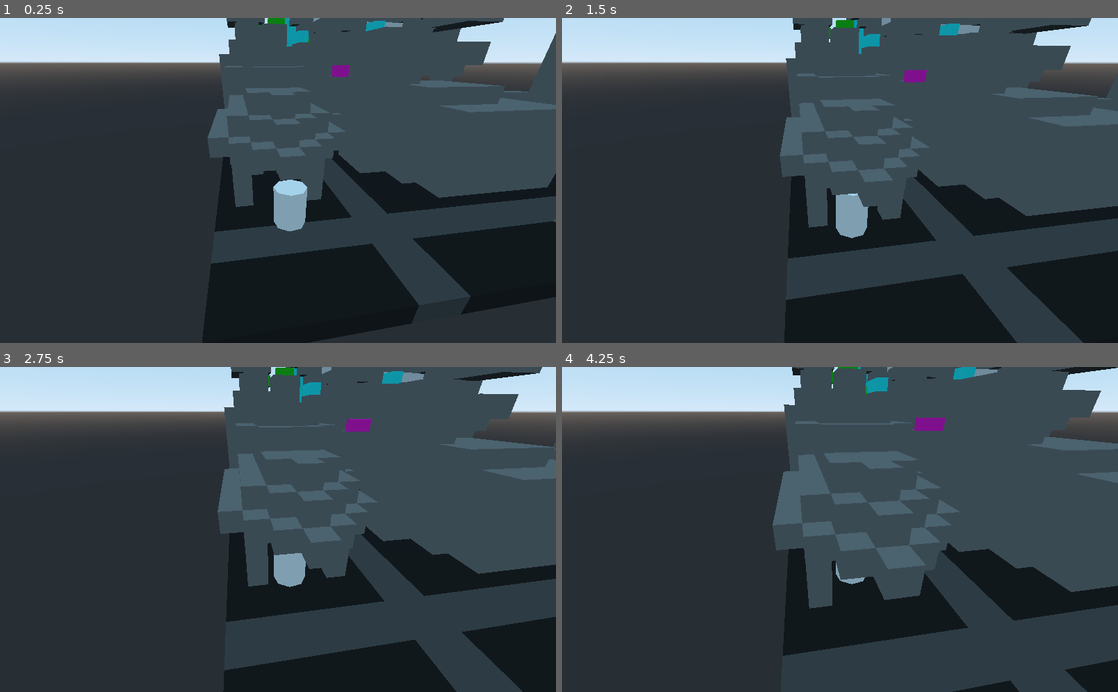
Above: before the commit, frames 1-4 (two rows, left to right).
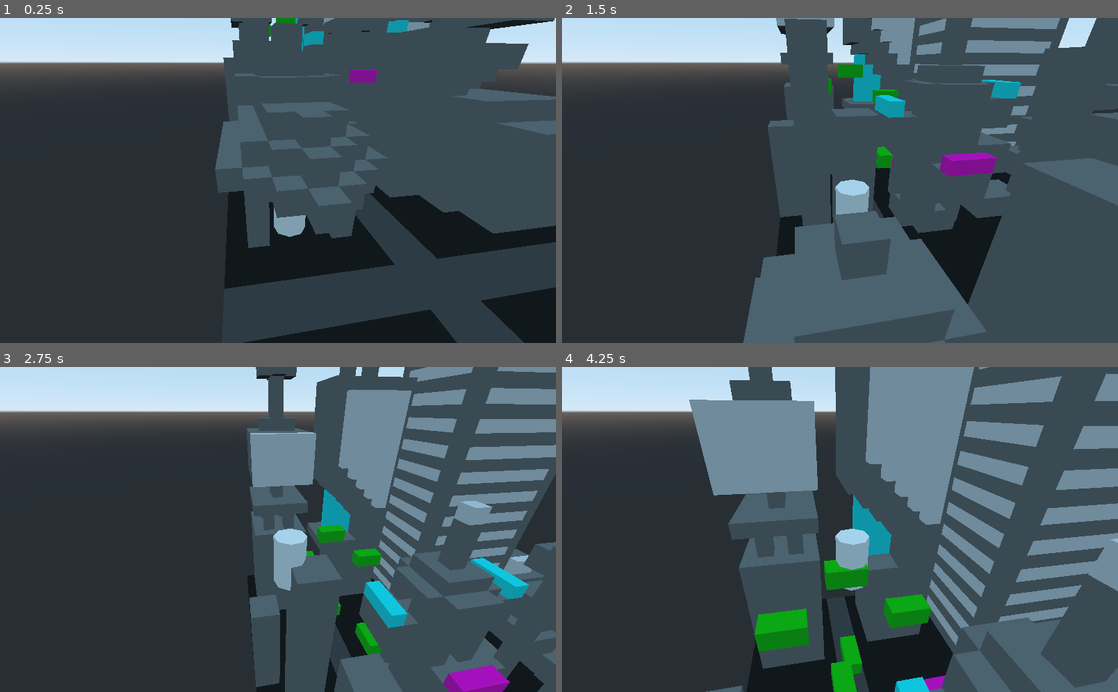
Above: after the commit, the same moments.

Repository: aZaamBie/OutrunDebt
Game: Godot game, scene res://Board.tscn
Same seed, same stepped clock (60 frames per second), same inputs: the game is played once before the commit and once after it.
Inputs (mouse positions are in pixels of both pictures, inside the frame that each line leads up to):
- Up to frame 1 (0.25 s): no input
- Up to frame 2 (1.5 s): move the mouse to (962, 164) at 0.52 s; click (962, 164) at 0.67 s; move the mouse to (728, 196) at 1.27 s; click (728, 196) at 1.42 s
- Up to frame 3 (2.75 s): move the mouse to (333, 458) at 2.02 s; click (333, 458) at 2.17 s
- Up to frame 4 (4.25 s): move the mouse to (812, 594) at 2.77 s; click (812, 594) at 2.92 s; move the mouse to (1006, 578) at 3.52 s; click (1006, 578) at 3.67 s

The runs differ from the first frame. In frame 1, 26% of the frame differs, in the area x 36-100%, y 0-100%; in frame 2, 34%; in frame 3, 37%; in frame 4, 48%, in the area x 22-100%, y 0-100%.
Error after the commit: Error connecting to signal: move_ready during yield(). (res://Player.gd:11)

Commit message:
Add yield

Diff:
--- a/BoardPlaces.gd
+++ b/BoardPlaces.gd
@@ -1,3 +1,3 @@
 extends Node
 
-var boardplaces = [2.2, 11.7, 14.7, 18.9, 22.6, 27.1, 28.7,  …(223 unchanged characters)… 200.3, 214.0, 218.0, 224.0, 230.0, 234.0, ]
+var boardplaces = [2.2, 11.7, 14.7, 18.9, 22.6, 27.1, 28.7,  …(223 unchanged characters)… 200.3, 214.0, 218.0, 224.0, 230.0, 234.0]
--- a/Player.gd
+++ b/Player.gd
@@ -1,12 +1,18 @@
 extends PathFollow
 
-var is_moving = false
+var is_moving = true
 
 func _process(delta):
+	# Moves player along the path
 	if is_moving:
 		set_offset(offset + 0.1)
 		print("player path offset: ", get_offset())
+	else:
+		yield(self, "move_ready")
 
 func _input(event):
 	if event is InputEventMouseButton:
 		is_moving = !is_moving
+
+func _ready():
+	set_offset(offset + 0.1)
